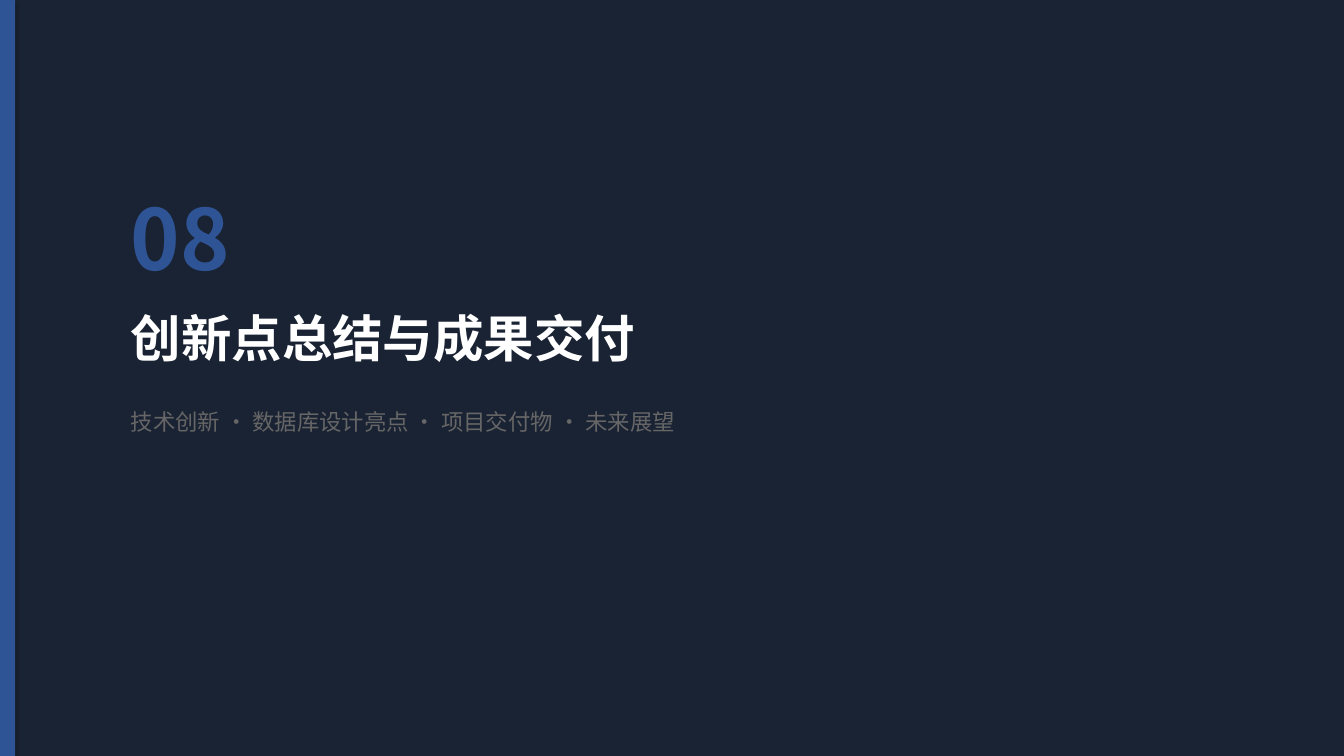
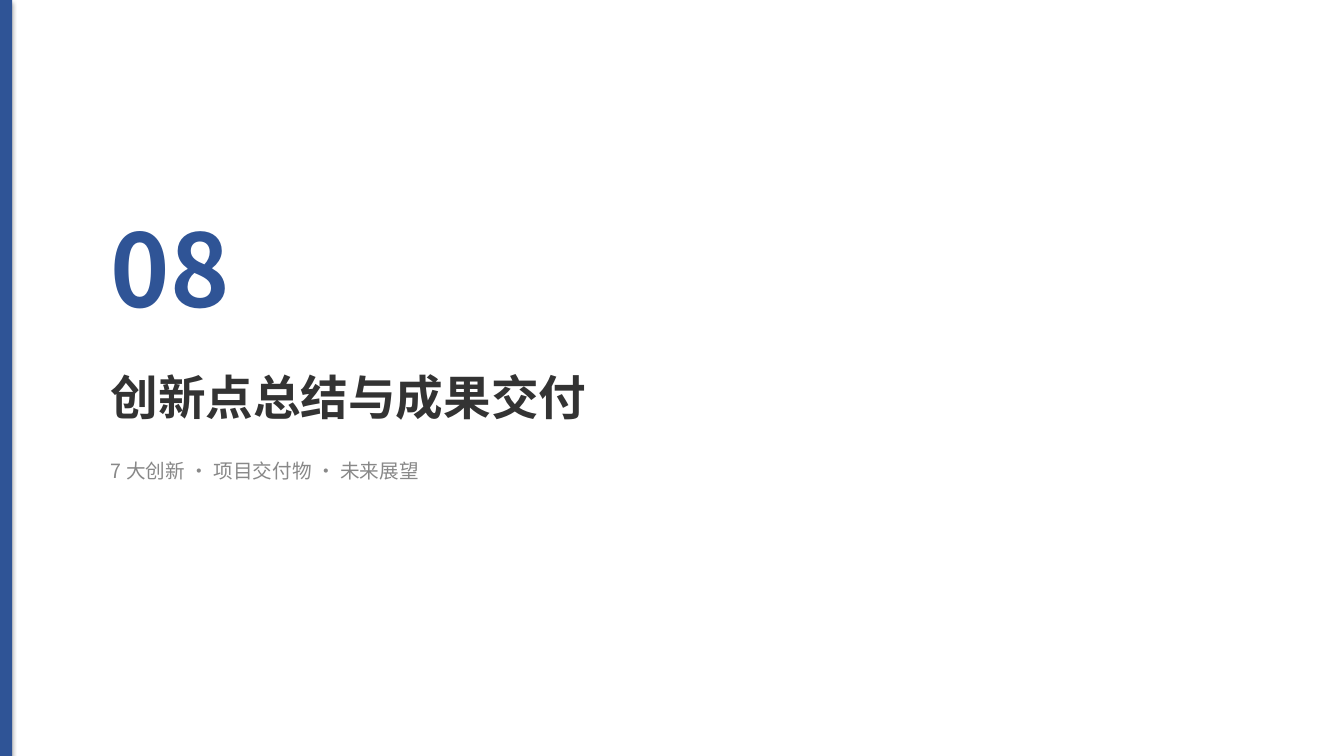
Before and after one commit to sou1maker/database, a slide deck: slide 38 of 校园外卖两段式配送系统_答辩汇报.pptx (slide 35 before the commit). Drawn at 1344x756 pixels with LibreOffice and Linux fonts; fonts in the diff are those of the drawing. Boxes give left, top, right and bottom in pixels: in the first picture for what was removed or moved away, otherwise in the second. Text is boxed around its words. In the diff, an @@ line names an element or a change of style, - is before the commit and + after.

```diff
--- a/校园外卖两段式配送系统_答辩汇报.pptx
+++ b/校园外卖两段式配送系统_答辩汇报.pptx
@@ rectangle removed at bbox=[0, 0, 1344, 756] @@
@@ text "08": place and size @@
-text "08" at bbox=[131, 207, 230, 271]
+text "08" at bbox=[111, 231, 230, 309]
@@ text "08" at bbox=[111, 231, 230, 309]: size 60 to 72 pt @@
@@ text "创新点总结与成果交付": place and size @@
-text "创新点总结与成果交付" at bbox=[131, 313, 635, 362]
+text "创新点总结与成果交付" at bbox=[111, 374, 586, 420]
@@ text "创新点总结与成果交付" at bbox=[111, 374, 586, 420]: size 36 to 34 pt, text colour #FFFFFF to #333333 @@
@@ text at bbox=[111, 461, 418, 480]: text changed; size 16 to 14 pt; text colour #666666 to #888888 @@
-技术创新 · 数据库设计亮点 · 项目交付物 · 未来展望
+7 大创新 · 项目交付物 · 未来展望
```
Also in this commit, not shown: 23 other slides changed, 18 slides added, 14 slides removed, 1 other file.
